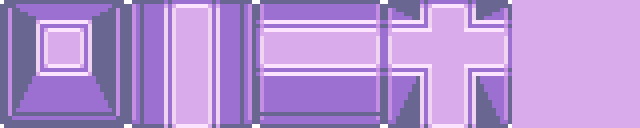
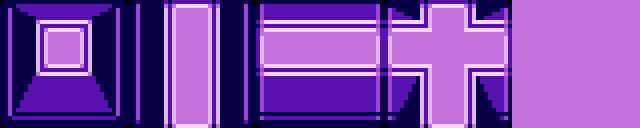
Layered file, before and after one edit (640×128). Changes by layer:
added layer "New RPlasmaWindow" above "Shiptest Wall" over (0, 0, 640, 128)
removed layer "Without Seams" (was 60%) over (0, 0, 640, 128)
